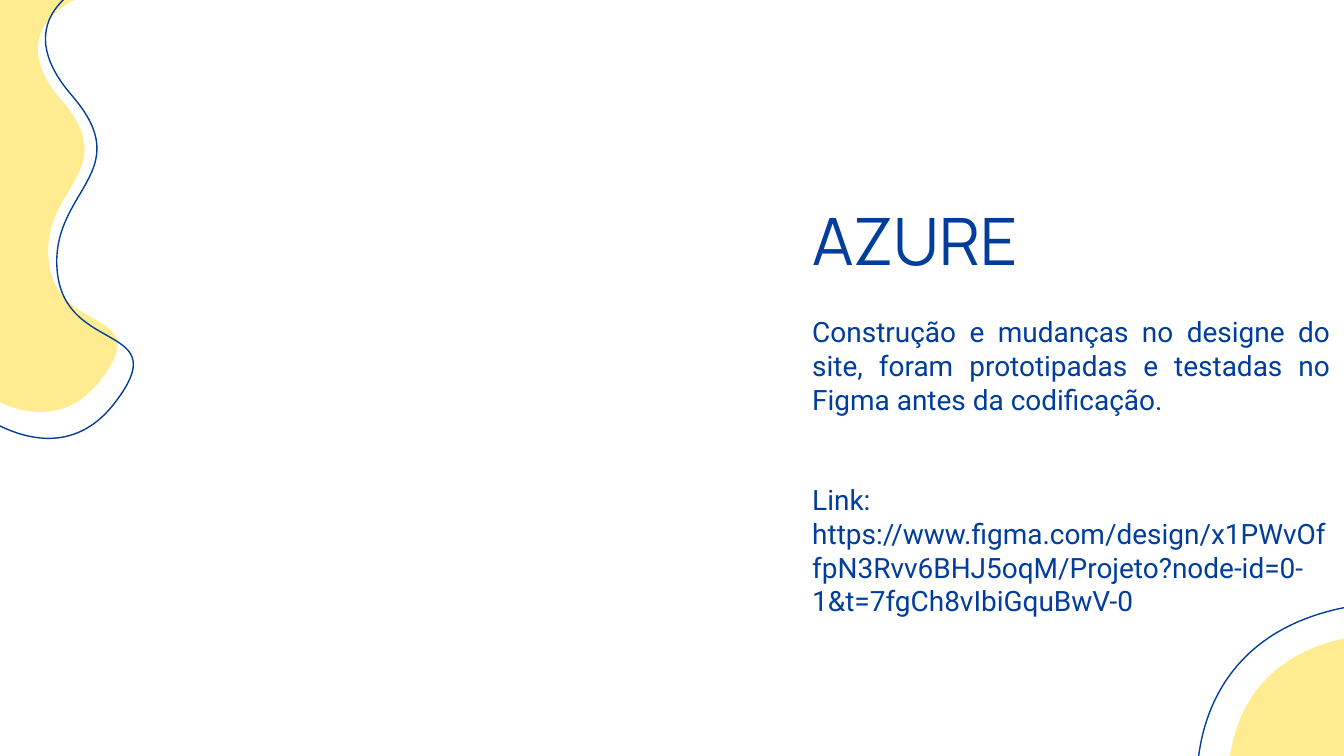
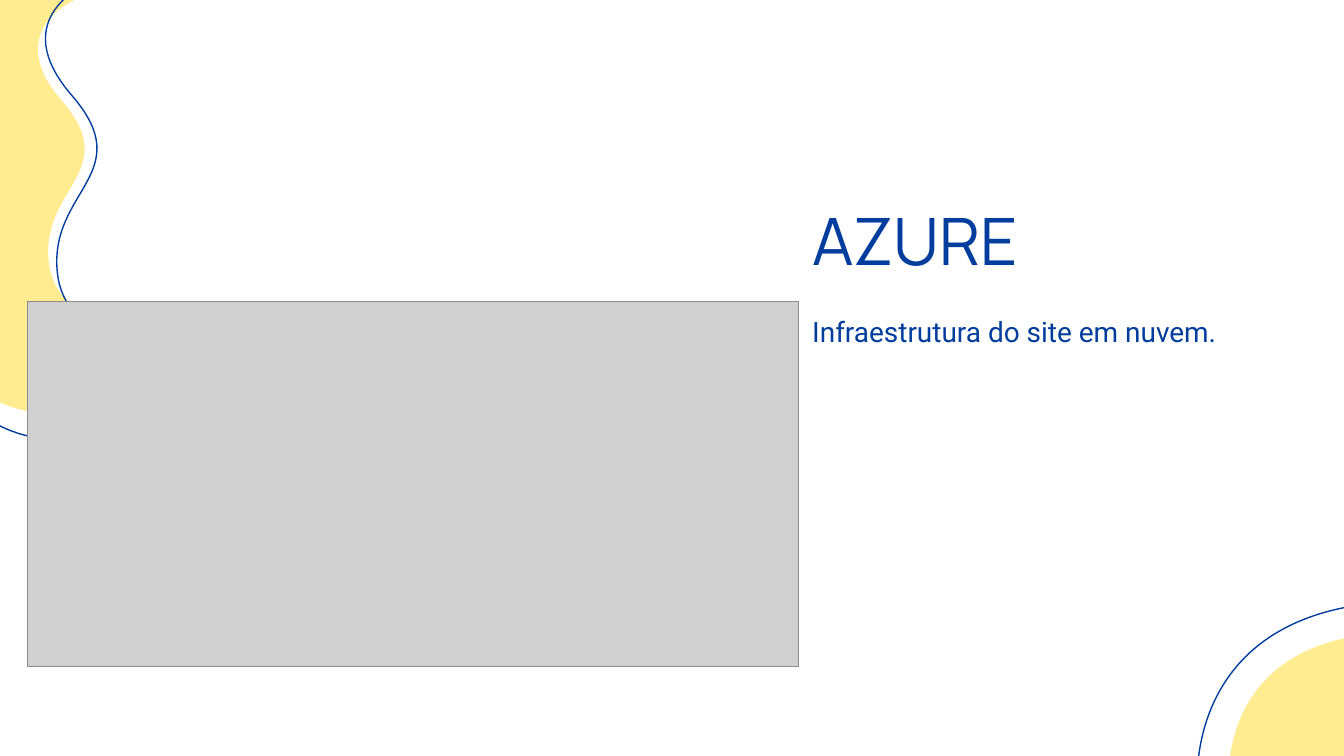
Before and after one commit to 2024-1-NADS2/Projeto1, a slide deck: slide 8 of documentos/apresentação.pptx. Drawn at 1344x756 pixels with LibreOffice and Linux fonts; fonts in the diff are those of the drawing; grey boxes stand for pictures. Boxes give left, top, right and bottom in pixels: in the first picture for what was removed or moved away, otherwise in the second. Text is boxed around its words. In the diff, an @@ line names an element or a change of style, - is before the commit and + after.

```diff
--- a/documentos/apresentação.pptx
+++ b/documentos/apresentação.pptx
@@ picture added at (x1=27, y1=301, x2=798, y2=667) @@
@@ text at (x1=812, y1=320, x2=1216, y2=343): text changed @@
-Construção e mudanças no designe do site, foram prototipadas e testadas no Figma antes da codificação.
-Link: https://www.figma.com/design/x1PWvOffpN3Rvv6BHJ5oqM/Projeto?node-id=0-1&t=7fgCh8vIbiGquBwV-0
+Infraestrutura do site em nuvem.
```
Also in this commit, not shown: 2 other slides changed, 2 slides added, 2 slides removed.
